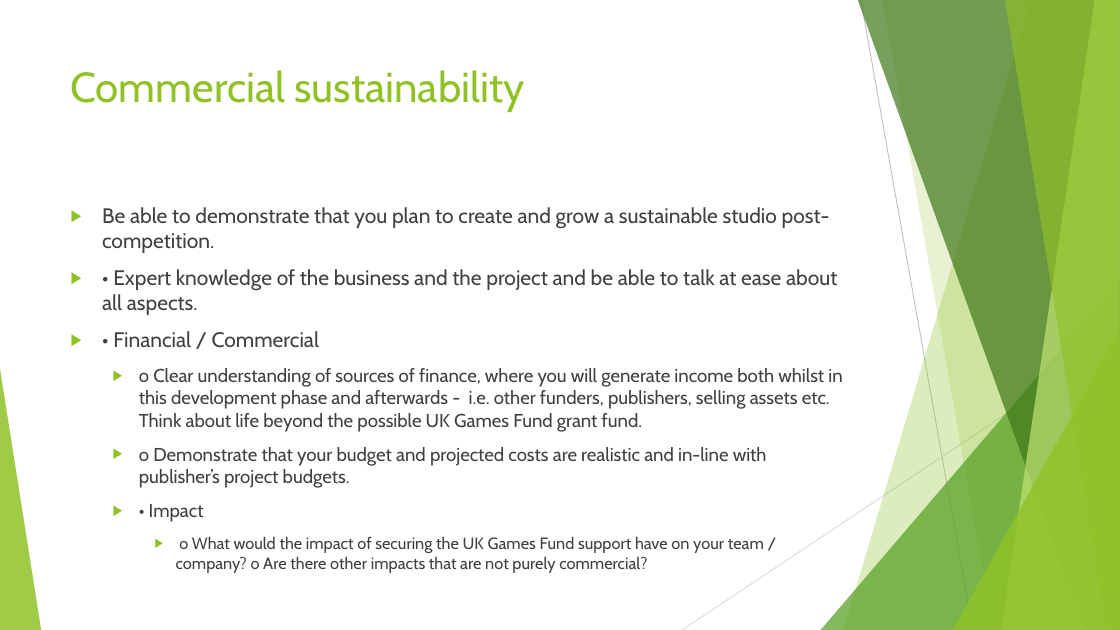
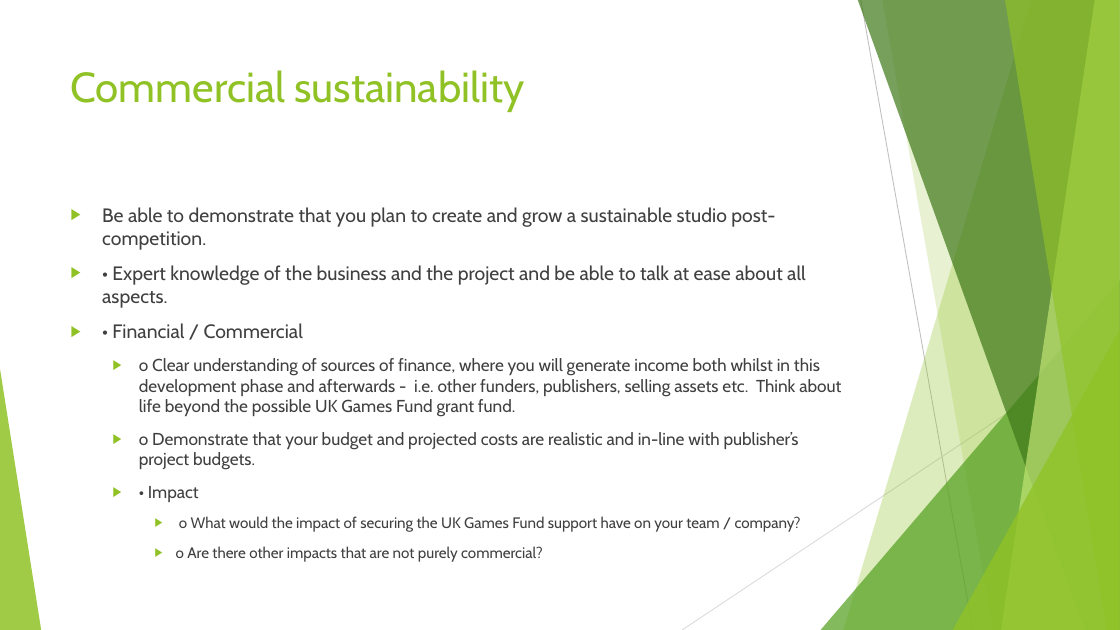
Before and after one commit to Pilokio/Tranzfuser, a slide deck: slide 10 of Virtual Pitch Presentation/Pitch.pptx. Drawn at 1120x630 pixels with LibreOffice and Linux fonts; fonts in the diff are those of the drawing. Boxes give left, top, right and bottom in pixels: in the first picture for what was removed or moved away, otherwise in the second. Text is boxed around its words. In the diff, an @@ line names an element or a change of style, - is before the commit and + after.

```diff
--- a/Virtual Pitch Presentation/Pitch.pptx
+++ b/Virtual Pitch Presentation/Pitch.pptx
@@ text at (x1=102, y1=207, x2=841, y2=502): size 18 to 16.6 pt in "Be able to demonstrate that you plan ...", "• Expert knowledge of the business and ...", "• Financial / Commercial"; size 16 to 14.8 pt in "o Clear understanding of sources of finance, ...", "o Demonstrate that your budget and projected ...", "• Impact" @@
@@ text at (x1=176, y1=516, x2=801, y2=562): text changed; size 14 to 12.9 pt @@
-    ▶ o What would the impact of securing the UK Games Fund support have on your team / company? o Are there other impacts that are not purely commercial?
+    ▶ o What would the impact of securing the UK Games Fund support have on your team / company?
+    ▶ o Are there other impacts that are not purely commercial?
```
Also in this commit, not shown: 1 other slide changed.
